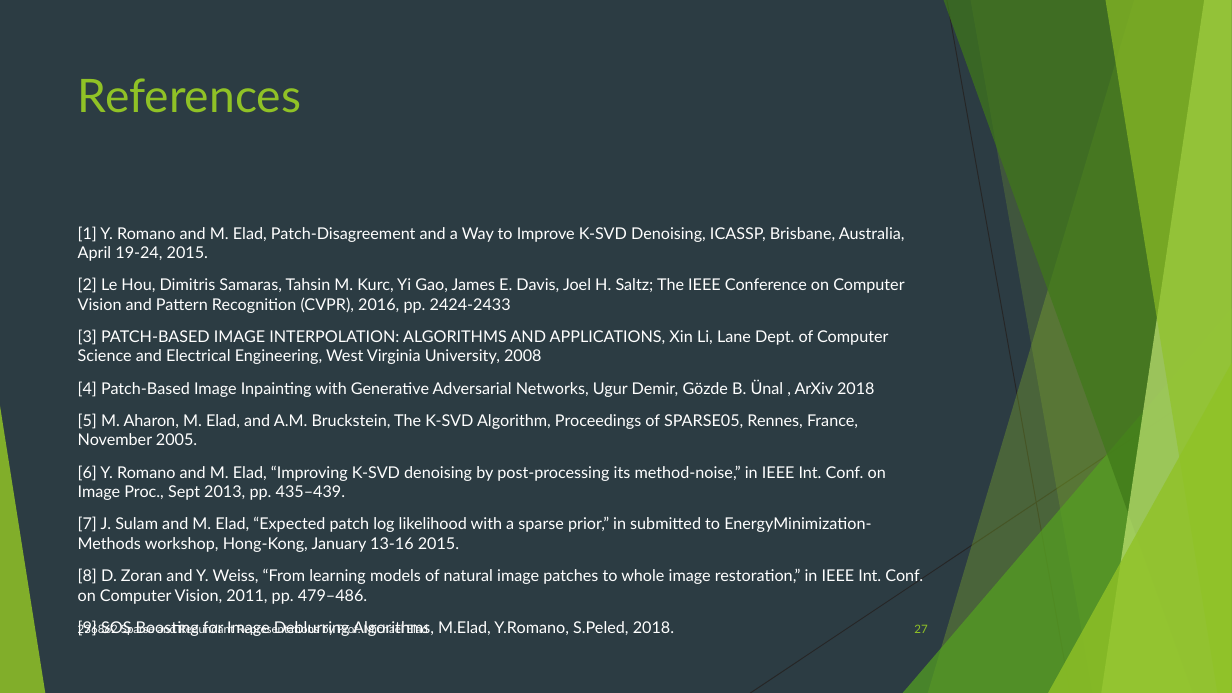
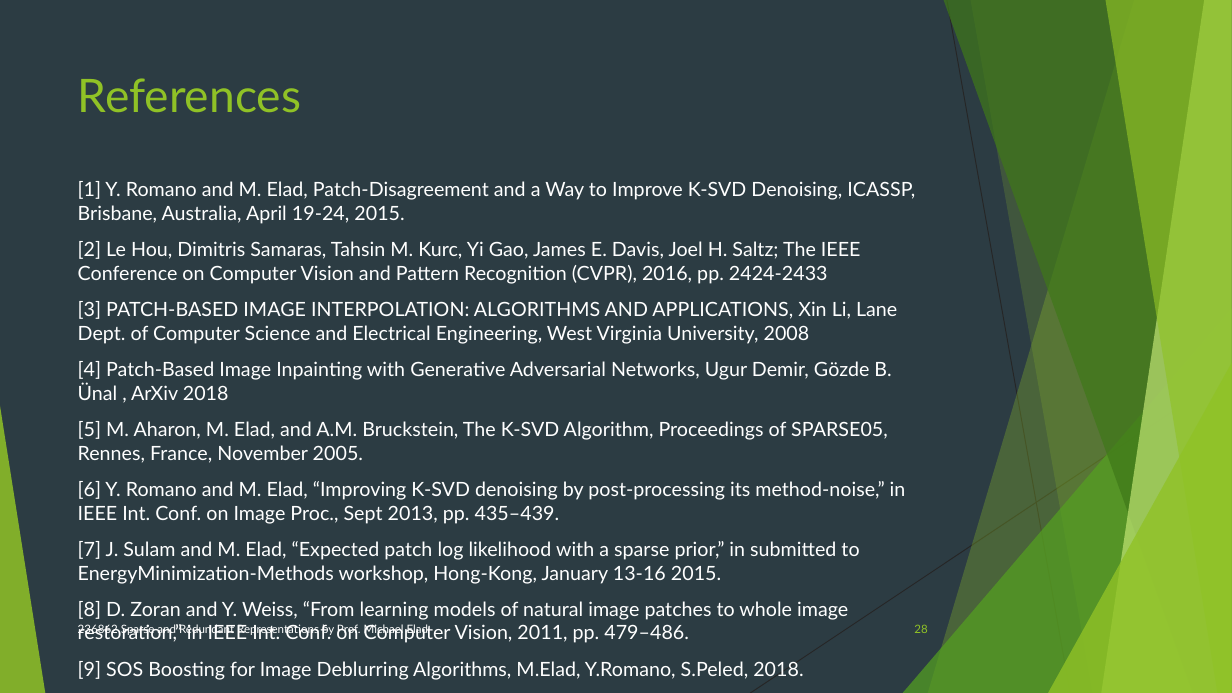
Before and after one commit to neryah/PATCH-DISAGREEMENT-AS-A-WAY-TO-IMPROVE-K-SVD-DENOISING-implementation-and-improvement, a slide deck: slide 28 of project presentation.pptx (slide 27 before the commit). Drawn at 1232x693 pixels with LibreOffice and Linux fonts; fonts in the diff are those of the drawing. Boxes give left, top, right and bottom in pixels: in the first picture for what was removed or moved away, otherwise in the second. Text is boxed around its words. In the diff, an @@ line names an element or a change of style, - is before the commit and + after.

```diff
--- a/project presentation.pptx
+++ b/project presentation.pptx
@@ text "[1] Y. Romano and M. ..." moved from (x1=78, y1=226, x2=923, y2=604) to (x1=78, y1=181, x2=915, y2=680) @@
@@ text "[1] Y. Romano and M. ..." at (x1=78, y1=181, x2=915, y2=680): size 12.6 to 15.3 pt @@
@@ page number at (x1=914, y1=624, x2=927, y2=633): text changed @@
-27
+28
```
Also in this commit, not shown: 2 other slides changed, 1 slide added.
